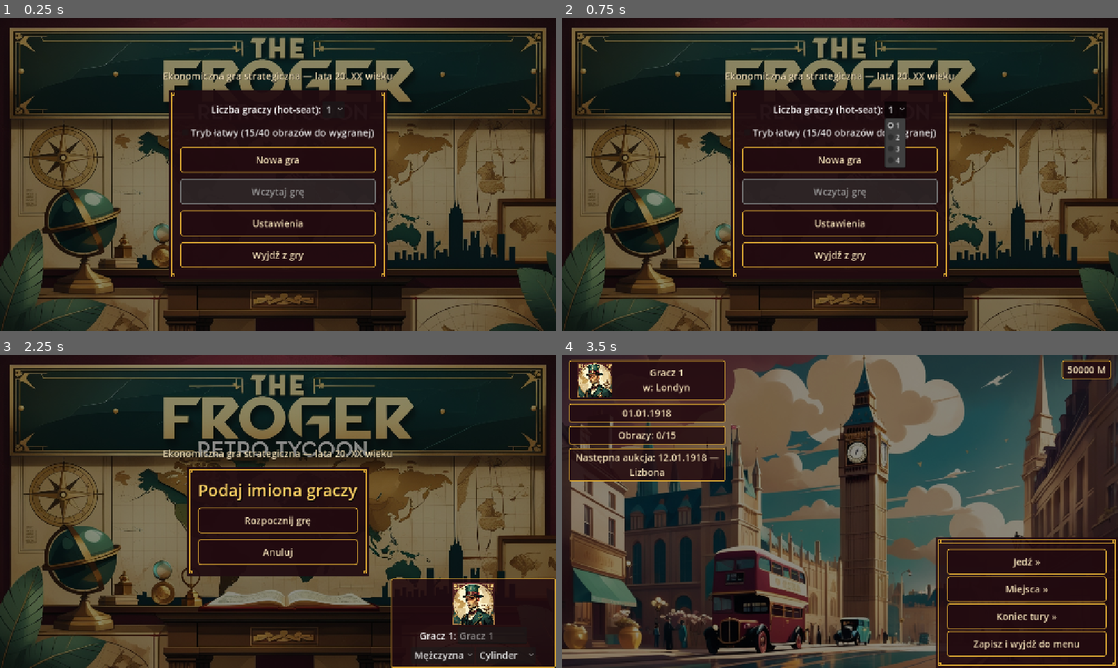
Above: before the commit, frames 1-4 (two rows, left to right).
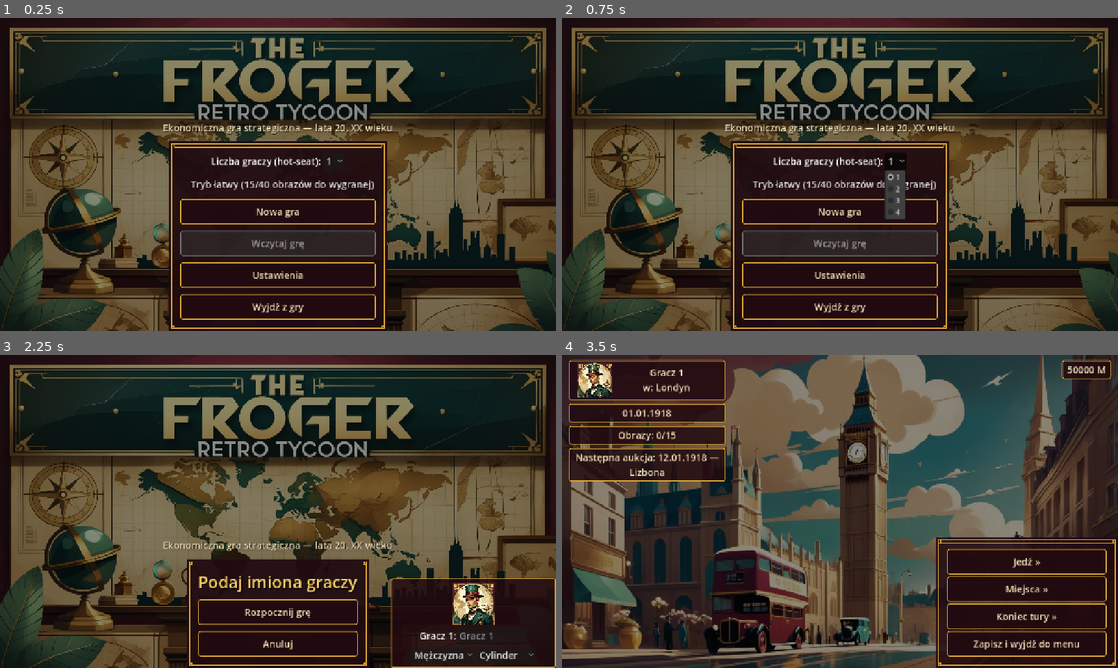
Above: after the commit, the same moments.

Repository: cinekm20/the-forger-retro-tycoon
Game: Godot game, scene res://scenes/main_menu/MainMenu.tscn
Same seed, same stepped clock (60 frames per second), same inputs: the game is played once before the commit and once after it.
Inputs:
- Up to frame 1 (0.25 s): no input
- Up to frame 2 (0.75 s): click "1" at 0.5 s
- Up to frame 3 (2.25 s): click "Tryb łatwy (15/40 obrazów do …" at 1.25 s; click "Nowa gra" at 2 s
- Up to frame 4 (3.5 s): click "Rozpocznij grę" at 2.75 s

The runs differ from the first frame. In frame 1, 11% of the frame differs, in the area x 29-71%, y 17-100%; in frame 2, 12%; in frame 3, 15%, in the area x 29-71%, y 30-100%; in frame 4, nothing differs.

Commit message:
MainMenu: przyklej środkowe menu do dołu, zbliż górne kafelki graczy do dolnych
Zgłoszenie użytkownika (ze zrzutami ekranu):
1. Środkowa skrzynka (wybór trybu / wpisywanie imion) ma być przyklejona
   do samego dołu ekranu, tak jak było wcześniej — wyśrodkowanie na środku
   (poprzedni wygląd) zasłaniało tytuł wpisany teraz w tło. root dostaje
   ALIGNMENT_BEGIN + rozpychacz na samym POCZĄTKU (przed podtytułem),
   zamiast domyślnego CENTER.
2. Ramki graczy 3/4 (górny slot bocznej kolumny) miały dużą pustą przerwę
   między nimi a ramkami 1/2 (dolny slot) — rozjeżdżały się do samej góry
   ekranu. Rozpychacz w _build_player_corner_frames przeniesiony PRZED
   oba sloty (nie MIĘDZY nie jak w AuctionHouse.gd) — teraz oba sloty
   trzymają się razem, obniżone do samego dołu kolumny.

Co-Authored-By: Claude Sonnet 5 <noreply@anthropic.com>
Claude-Session: https://claude.ai/code/session_01WjdcGYSPdySvPA6GKCaWaN

Diff:
--- a/game/scenes/main_menu/MainMenu.gd
+++ b/game/scenes/main_menu/MainMenu.gd
@@ -45,10 +45,18 @@
 	## use_menu_frame=false: zgłoszone przez użytkownika — ozdobna ramka na
 	## cały ekran ma zniknąć na wszystkich ekranach (ten sam fix co wcześniej
 	## w AuctionHouse.gd/Gallery.gd). Menu główne nie ma przycisku powrotu
-	## (to pierwszy ekran gry), więc bez dodatkowego przypinania tytułu/
-	## przycisku do krawędzi — treść zostaje wyśrodkowana jak dotychczas
-	## (root.alignment domyślnie CENTER).
+	## (to pierwszy ekran gry).
 	root = ScreenHelpers.make_root(self, false)
+
+	## ALIGNMENT_BEGIN + rozpychacz na SAMYM POCZĄTKU (nie na końcu jak
+	## gdzie indziej w grze) — zgłoszone przez użytkownika: skrzynka menu ma
+	## być przyklejona do SAMEGO DOŁU ekranu, tak jak było wcześniej, zamiast
+	## wyśrodkowana pionowo na środku. Wyśrodkowanie (poprzedni, przejściowy
+	## wygląd) zasłaniało tytuł "THE FORGER: RETRO TYCOON" wpisany teraz w
+	## tło (patrz komentarz o main_menu_title.jpg wyżej) — dół ekranu jest od
+	## niego bezpiecznie z dala.
+	root.alignment = BoxContainer.ALIGNMENT_BEGIN
+	root.add_child(ScreenHelpers.make_expand_spacer())
 
 	ScreenHelpers.make_label(root, "Ekonomiczna gra strategiczna — lata 20. XX wieku")
 
@@ -205,15 +213,22 @@
 	var right_root := _make_corner_column(true)
 	player_corner_columns = [left_root, right_root]
 
+	## Rozpychacz PRZED oboma slotami (nie MIĘDZY nimi jak w AuctionHouse.gd)
+	## — zgłoszone przez użytkownika: ramki gracza 3/4 (górny slot) mają być
+	## obniżone tak, żeby stykały się z ramkami gracza 1/2 (dolny slot), a nie
+	## rozjeżdżać się do samej góry ekranu z dużą pustą przerwą pośrodku.
+	## Rozpychacz na początku pcha OBA sloty razem w dół, do samego dołu
+	## kolumny — dokładnie tak samo, jak przy 1-2 graczach (tam górny slot
+	## jest pusty, więc już wcześniej wyglądało to dobrze).
+	left_root.add_child(ScreenHelpers.make_expand_spacer())
 	var left_top := VBoxContainer.new()
 	left_root.add_child(left_top)
-	left_root.add_child(ScreenHelpers.make_expand_spacer())
 	var left_bottom := VBoxContainer.new()
 	left_root.add_child(left_bottom)
 
+	right_root.add_child(ScreenHelpers.make_expand_spacer())
 	var right_top := VBoxContainer.new()
 	right_root.add_child(right_top)
-	right_root.add_child(ScreenHelpers.make_expand_spacer())
 	var right_bottom := VBoxContainer.new()
 	right_root.add_child(right_bottom)
 
